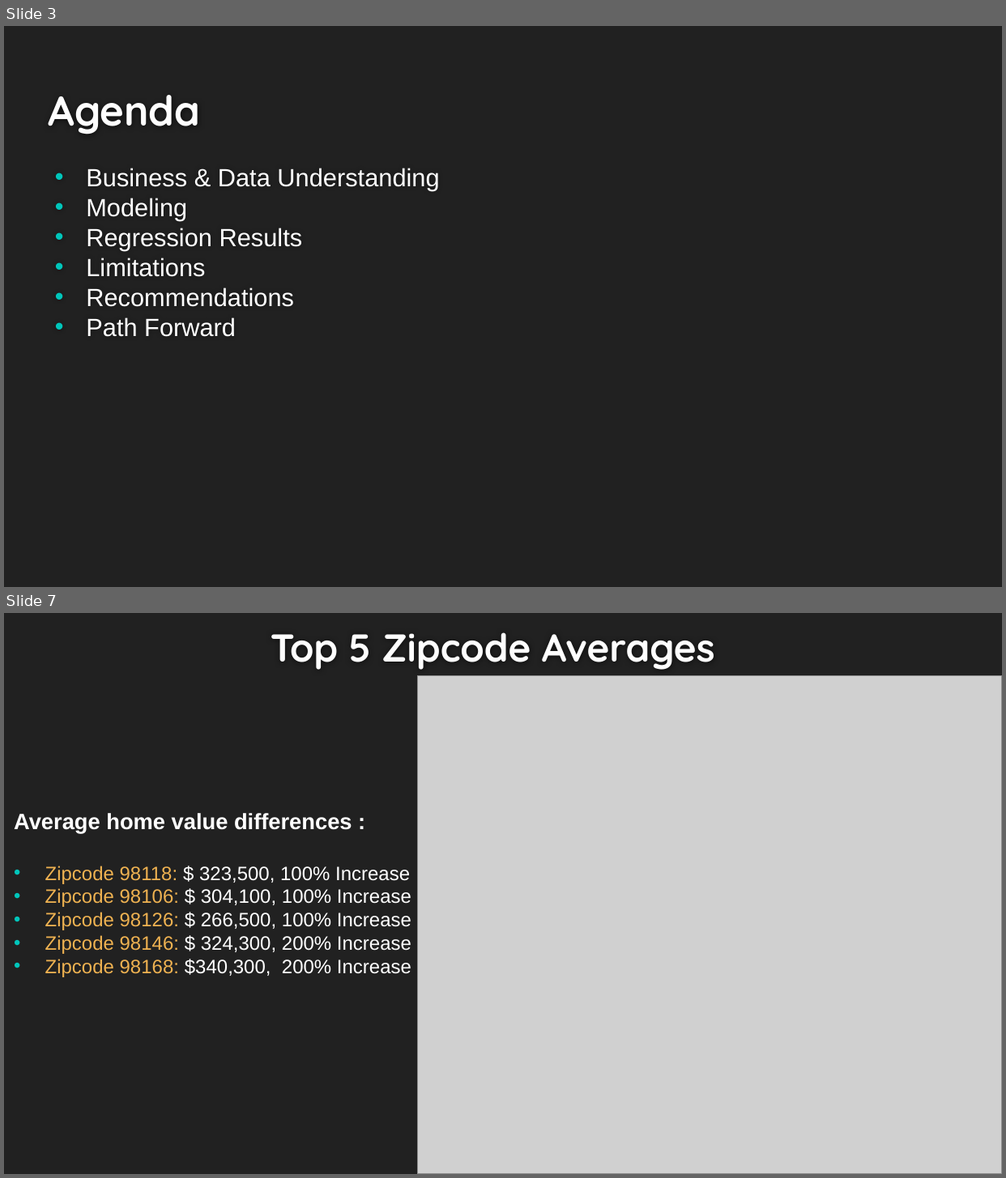
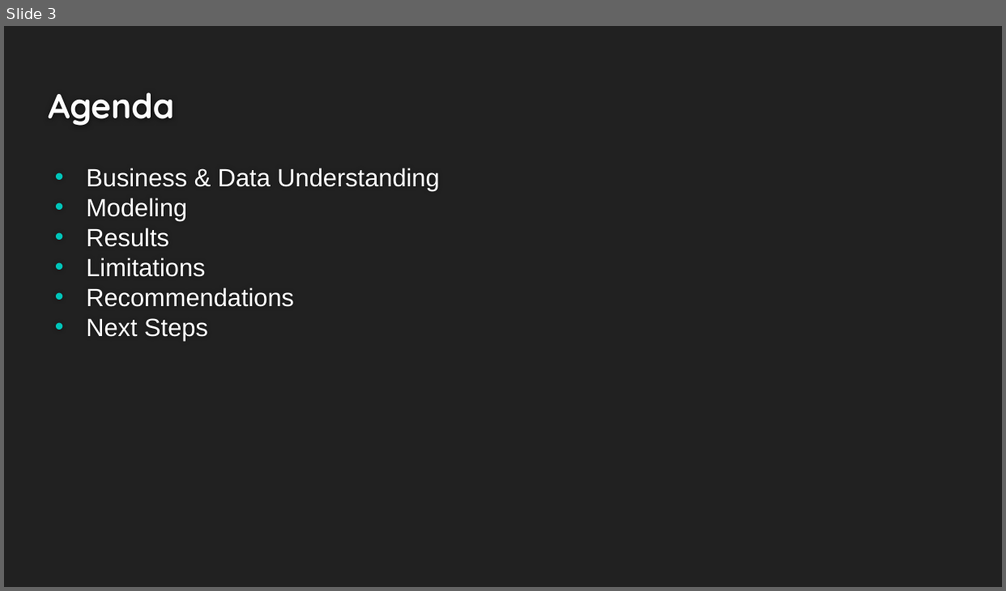
Before and after one commit to Dmvinedata/Paris_Housing_P3, a slide deck: Phase3_Project_Presentation_DJackson.pptx. Shown one above the other, each under a label of ours: slides 3 and 7 before the commit, slide 3 after it; the slides between them are not shown. The pictures are 1006x1178 and 1006x591 pixels, drawn with LibreOffice and Linux fonts; fonts in the diff are those of the drawing; grey boxes stand for pictures. Boxes give left, top, right and bottom in pixels: in the first picture for what was removed or moved away, otherwise in the second. Text is boxed around its words. In the diff, an @@ line names an element or a change of style, - is before the commit and + after.

```diff
--- a/Phase3_Project_Presentation_DJackson.pptx
+++ b/Phase3_Project_Presentation_DJackson.pptx
@@ slide 7 removed at [4,613,1002,1174], background #212121 @@
@@ title removed at [270,632,715,670] @@
-Top 5 Zipcode Averages
@@ picture removed at [418,676,1002,1174] @@
@@ text removed at [14,813,411,977] @@
-Average home value differences :
-• Zipcode 98118: $ 323,500, 100% Increase
-• Zipcode 98106: $ 304,100, 100% Increase
-• Zipcode 98126: $ 266,500, 100% Increase
-• Zipcode 98146: $ 324,300, 200% Increase
-• Zipcode 98168: $340,300, 200% Increase
@@ slide 3 changed as well @@
@@ title "Agenda" at [48,92,174,126]: size 30 to 24.9 pt @@
@@ text at [86,228,169,247]: text changed @@
-• Regression Results
+• Results
@@ text at [86,318,208,340]: text changed @@
-• Path Forward
+• Next Steps
```
Also in this commit, not shown: 5 other slides changed, 6 slides added, 5 other slides removed, 5 other files.
